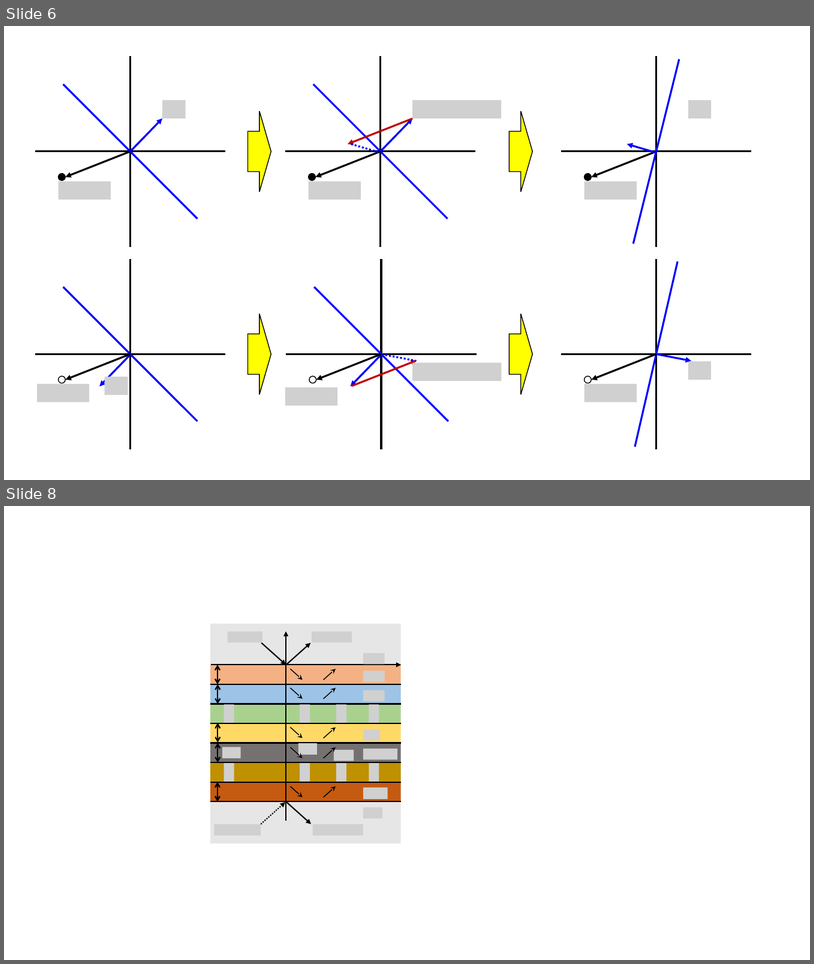
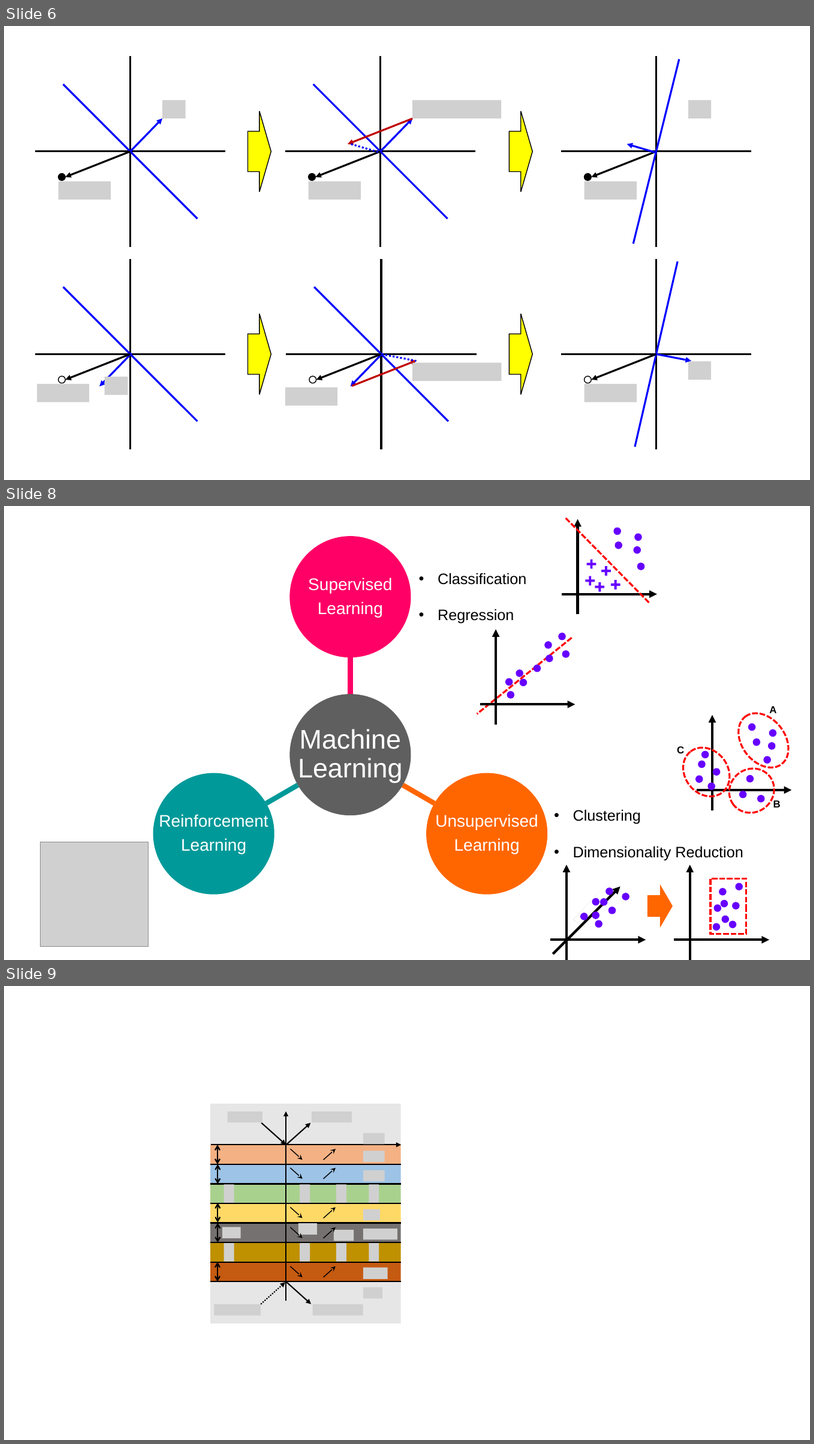
Before and after one commit to jglee96/NBTP_Lab, a slide deck: 개인/석사학위논문/그림.pptx. Shown one above the other, each under a label of ours: slides 6 and 8 before the commit, slides 6, 8 and 9 after it; the slides between them are not shown. The pictures are 814x964 and 814x1444 pixels, drawn with LibreOffice and Linux fonts; fonts in the diff are those of the drawing; grey boxes stand for pictures; background and template pictures are left out. Boxes give left, top, right and bottom in pixels: in the first picture for what was removed or moved away, otherwise in the second. Text is boxed around its words. In the diff, an @@ line names an element or a change of style, - is before the commit and + after.

```diff
--- a/개인/석사학위논문/그림.pptx
+++ b/개인/석사학위논문/그림.pptx
@@ slide 8 added at (4,506,810,960), background #FFFFFF @@
@@ group added at (563,518,657,614): 5 ellipses, 5 pluses, 2 arrows, 1 line @@
@@ freeform shape added at (290,536,412,658), fill #FF0066, 20 pt, text #FFFFFF @@
+Supervised
+Learning
@@ text added at (438,573,527,624), 18 pt, text #000000 @@
+• Classification
+• Regression
@@ freeform shape added at (350,657,352,694), outline #FF0066 6 pt @@
@@ group added at (477,630,576,724): 9 ellipses, 2 arrows, 1 line @@
@@ freeform shape added at (290,694,412,816), fill #5F5F5F, 32 pt, text #FFFFFF @@
+Machine Learning
@@ group added at (674,703,800,822): 16 ellipses, 3 texts, 2 arrows @@
+A
+B
+C
@@ freeform shape added at (153,773,275,894), fill #009999, 20 pt, text #FFFFFF @@
+Reinforcement
+Learning
@@ freeform shape added at (427,773,548,894), fill #FF6600, 20 pt, text #FFFFFF @@
+Unsupervised
+Learning
@@ freeform shape added at (266,784,299,804), outline #009999 6 pt @@
@@ freeform shape added at (402,784,435,804), outline #FF6600 6 pt @@
@@ text added at (573,809,743,861), 18 pt, text #000000 @@
+• Clustering
+• Dimensionality Reduction
@@ picture added at (40,842,149,946) @@
@@ group added at (674,865,770,960): 8 ellipses, 2 arrows, 1 rectangle @@
@@ group added at (551,865,647,960): 8 ellipses, 3 arrows, 1 rectangle @@
@@ right arrow added at (648,884,673,927), fill #FF6600 @@
@@ what was slide 8 is now slide 9 @@
```
Also in this commit, not shown: 1 slide changed, 1 other slide added, 1 slide removed, 4 other files.
